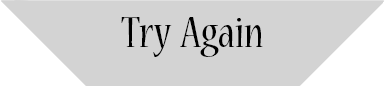
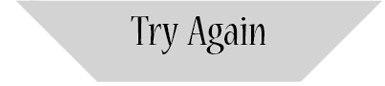
Layers edited between the first and the second 385 x 86 image:
painted on "Layer 4" over (1, 0, 384, 86)
hid "Layer 3" over (1, 0, 383, 86)
hid "Layer 2" over (1, 0, 384, 86)
hid "Layer 1" over (1, 0, 384, 86)
